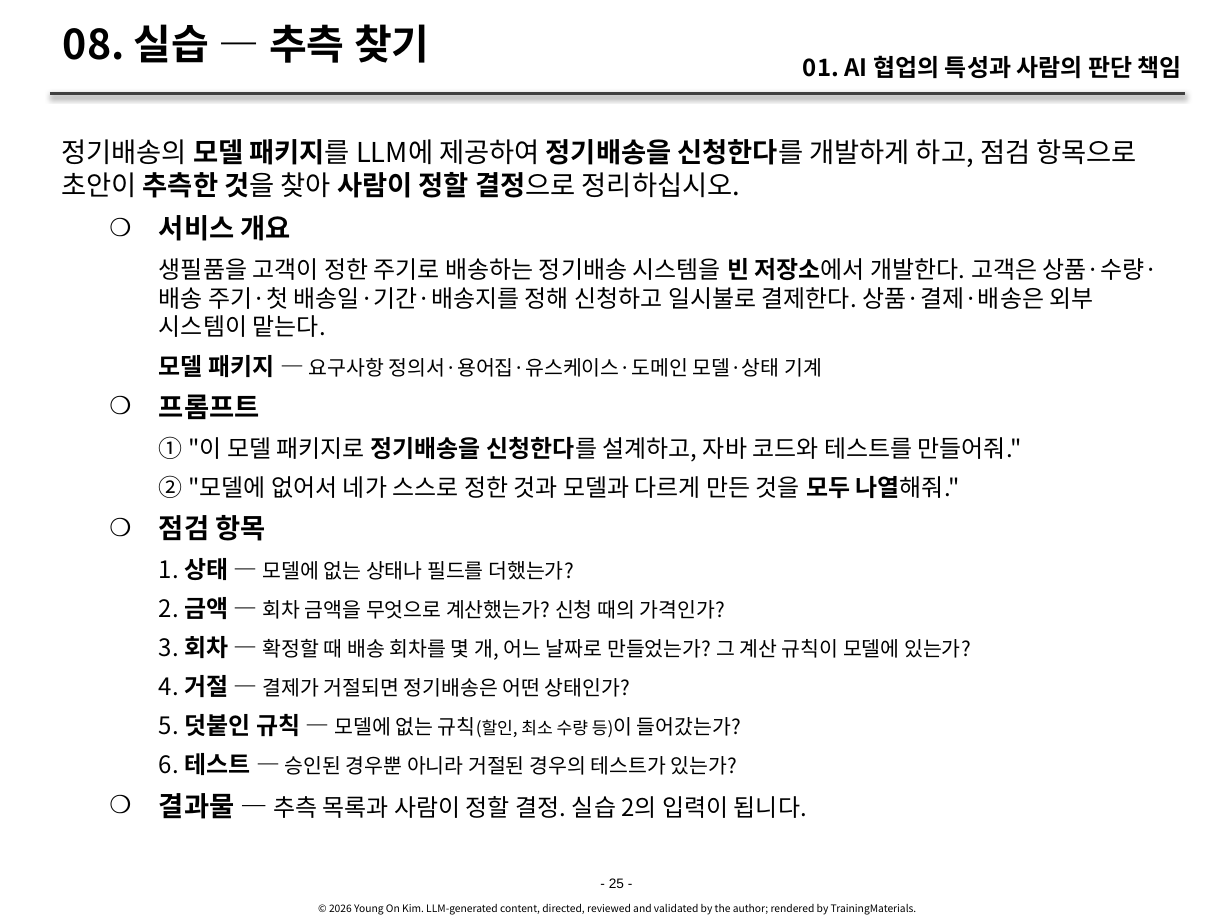
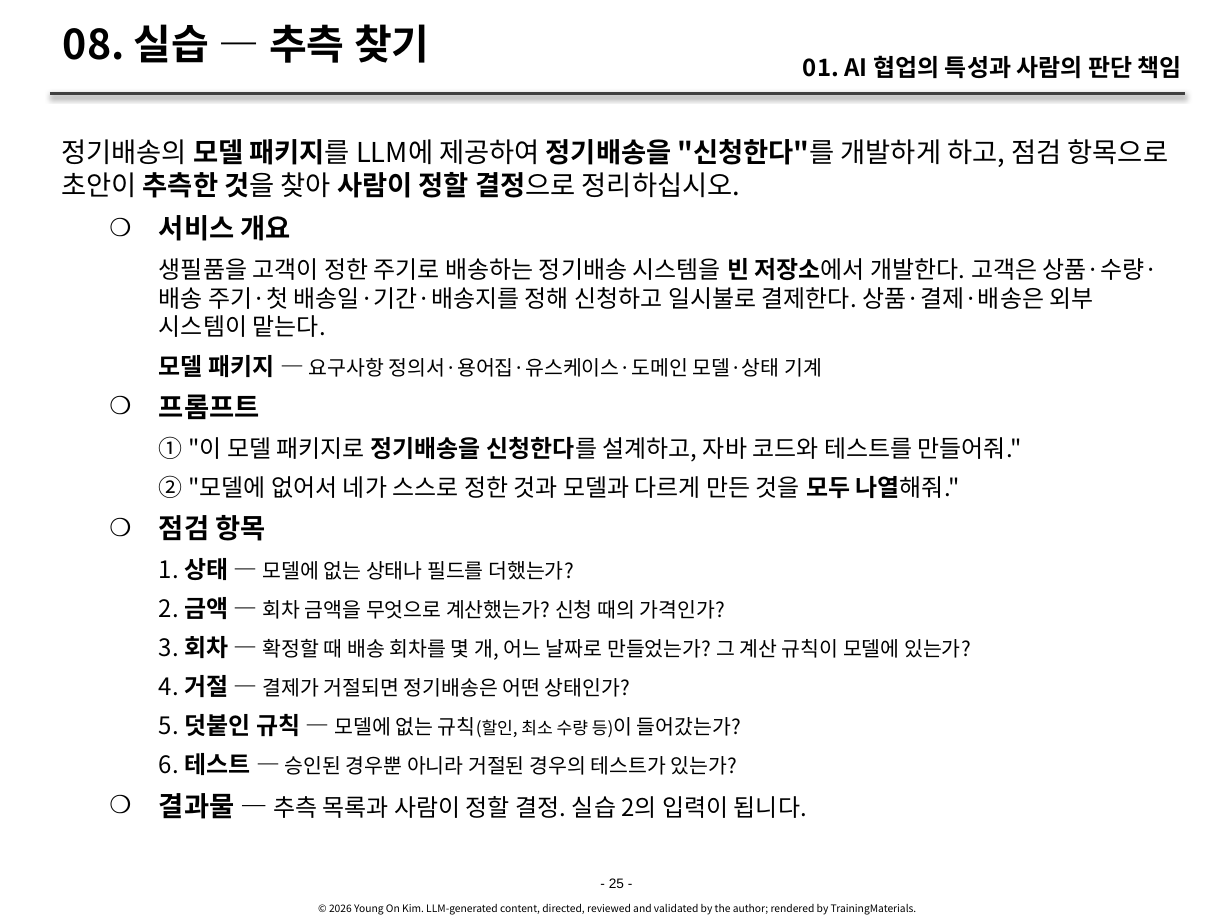
Before and after one commit to YoungSan77/TrainingMaterials, a slide deck: slide 25 of courses/ai-native/sessions/s01.pptx. Drawn at 1232x924 pixels with LibreOffice and Linux fonts; fonts in the diff are those of the drawing. Boxes give left, top, right and bottom in pixels: in the first picture for what was removed or moved away, otherwise in the second. Text is boxed around its words. In the diff, an @@ line names an element or a change of style, - is before the commit and + after.

```diff
--- a/courses/ai-native/sessions/s01.pptx
+++ b/courses/ai-native/sessions/s01.pptx
@@ text at (x1=61, y1=139, x2=1169, y2=198): text changed @@
-정기배송의 모델 패키지를 LLM에 제공하여 정기배송을 신청한다를 개발하게 하고, 점검 항목으로 초안이 추측한 것을 찾아 사람이 정할 결정으로 정리하십시오.
+정기배송의 모델 패키지를 LLM에 제공하여 정기배송을 "신청한다"를 개발하게 하고, 점검 항목으로 초안이 추측한 것을 찾아 사람이 정할 결정으로 정리하십시오.
```
Also in this commit, not shown: 3 other slides changed, 11 other files.
